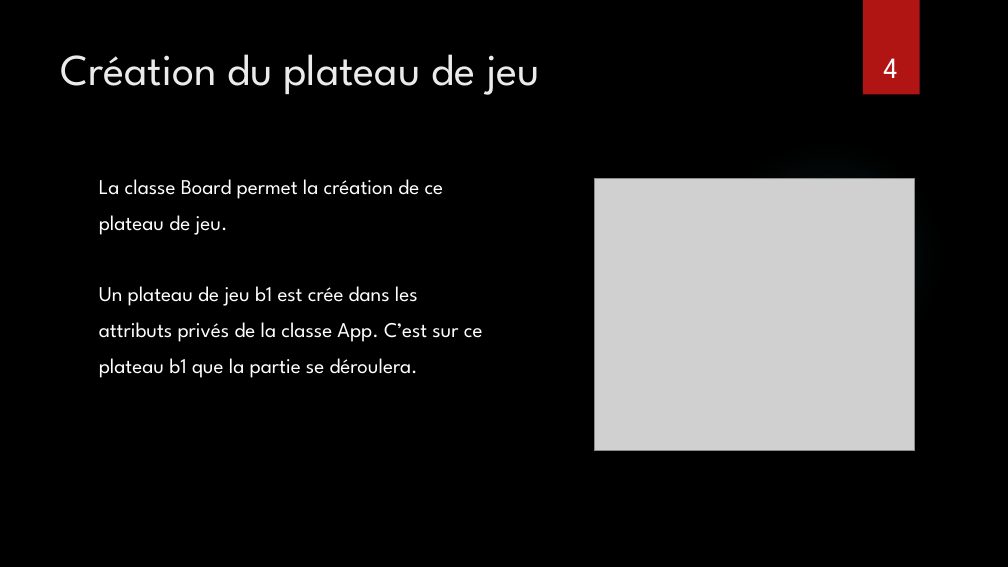
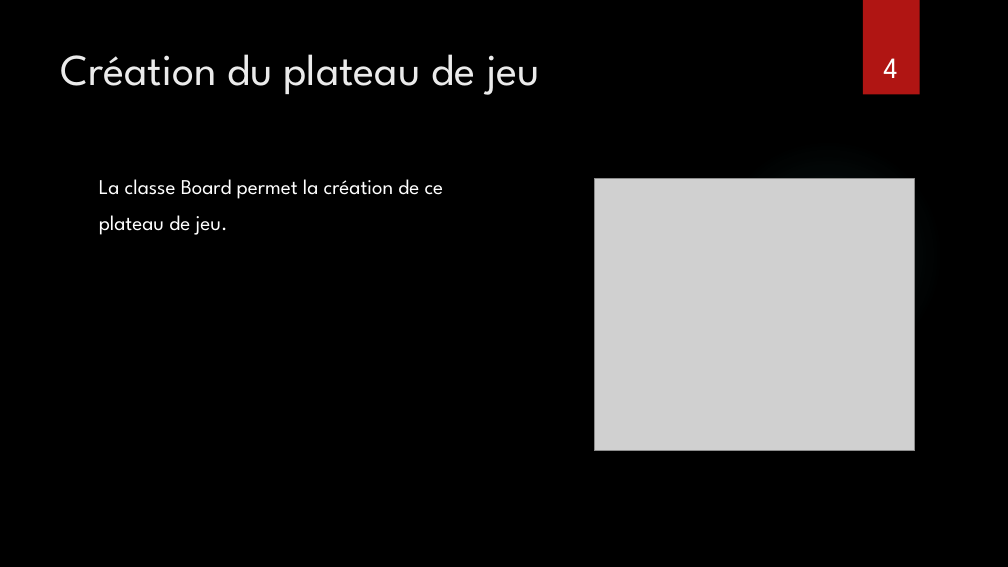
Before and after one commit to Miriakus/Morpion, a slide deck: slide 4 of Création d’un Morpion en C++.pptx. Drawn at 1008x567 pixels with LibreOffice and Linux fonts; fonts in the diff are those of the drawing; grey boxes stand for pictures; background and template pictures are left out. Boxes give left, top, right and bottom in pixels: in the first picture for what was removed or moved away, otherwise in the second. Text is boxed around its words. In the diff, an @@ line names an element or a change of style, - is before the commit and + after.

```diff
--- a/Création d’un Morpion en C++.pptx
+++ b/Création d’un Morpion en C++.pptx
@@ text at (x1=99, y1=286, x2=483, y2=378): paragraphs removed @@
-Un plateau de jeu b1 est crée dans les
-attributs privés de la classe App. C’est sur ce
-plateau b1 que la partie se déroulera.
```
Also in this commit, not shown: 1 other file.
